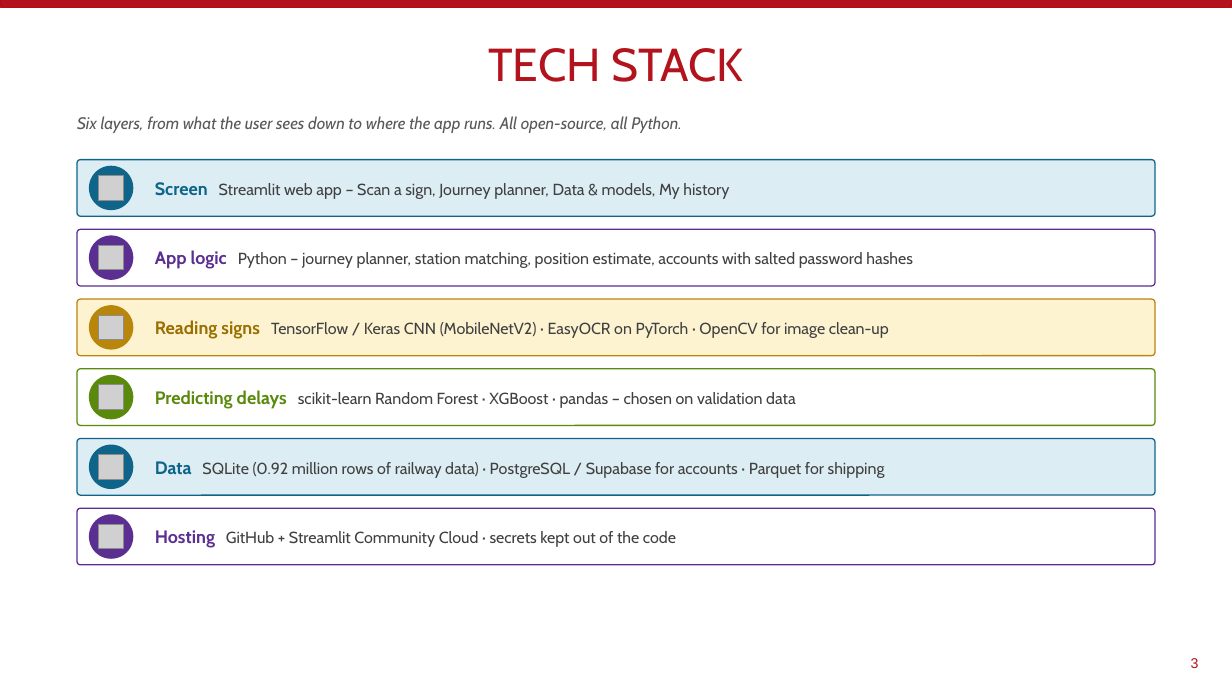
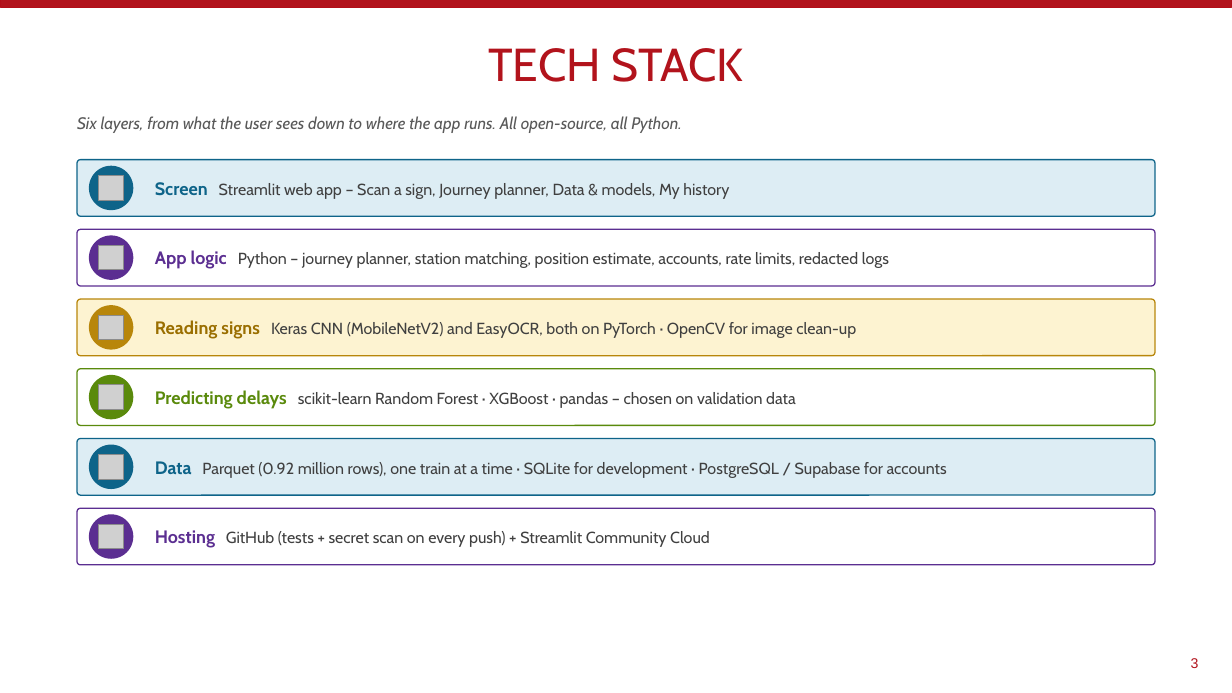
Before and after one commit to ishitadey955/railscan, a slide deck: slide 3 of docs/RailScan_overview.pptx. Drawn at 1232x693 pixels with LibreOffice and Linux fonts; fonts in the diff are those of the drawing; grey boxes stand for pictures. Boxes give left, top, right and bottom in pixels: in the first picture for what was removed or moved away, otherwise in the second. Text is boxed around its words. In the diff, an @@ line names an element or a change of style, - is before the commit and + after.

Commit message:
Hardening: rate limits, redacted logs, data export, image limits, CI, backups, docs

```diff
--- a/docs/RailScan_overview.pptx
+++ b/docs/RailScan_overview.pptx
@@ text in rounded rectangle at (155, 250, 889, 269): text changed @@
-App logic Python – journey planner, station matching, position estimate, accounts with salted password hashes
+App logic Python – journey planner, station matching, position estimate, accounts, rate limits, redacted logs
@@ text in rounded rectangle at (155, 320, 856, 339): text changed @@
-Reading signs TensorFlow / Keras CNN (MobileNetV2) · EasyOCR on PyTorch · OpenCV for image clean-up
+Reading signs Keras CNN (MobileNetV2) and EasyOCR, both on PyTorch · OpenCV for image clean-up
@@ text in rounded rectangle at (155, 461, 947, 478): text changed @@
-Data SQLite (0.92 million rows of railway data) · PostgreSQL / Supabase for accounts · Parquet for shipping
+Data Parquet (0.92 million rows), one train at a time · SQLite for development · PostgreSQL / Supabase for accounts
@@ text in rounded rectangle at (155, 530, 710, 548): text changed @@
-Hosting GitHub + Streamlit Community Cloud · secrets kept out of the code
+Hosting GitHub (tests + secret scan on every push) + Streamlit Community Cloud
```
Also in this commit, not shown: 2 other slides changed, 2 slides added, 45 other files.
